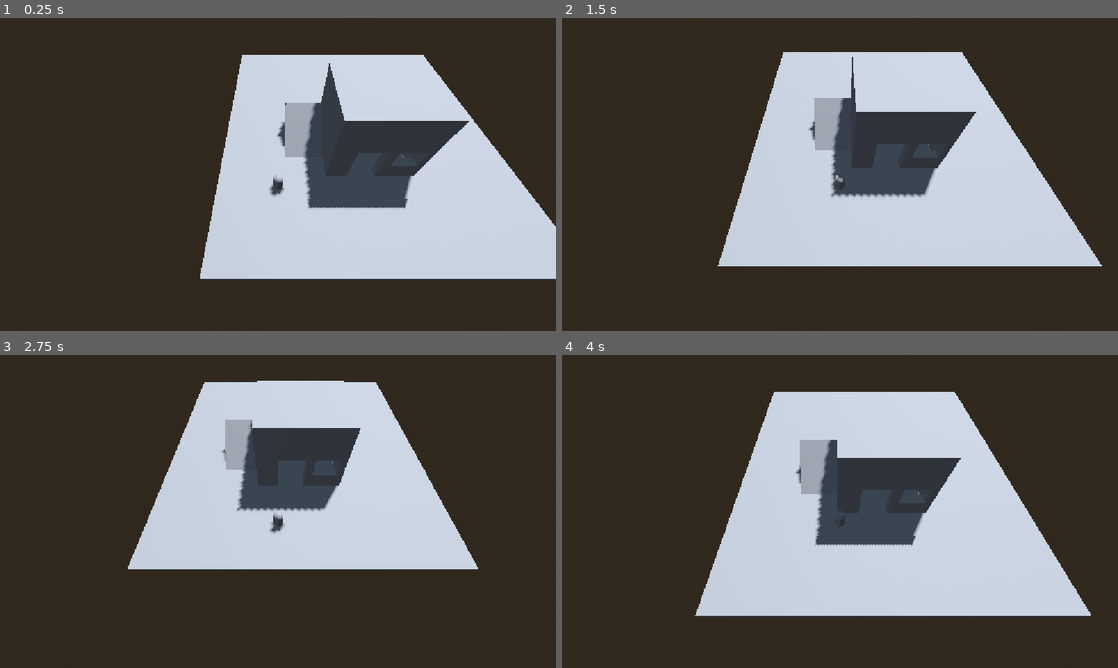
Above: before the commit, frames 1-4 (two rows, left to right).
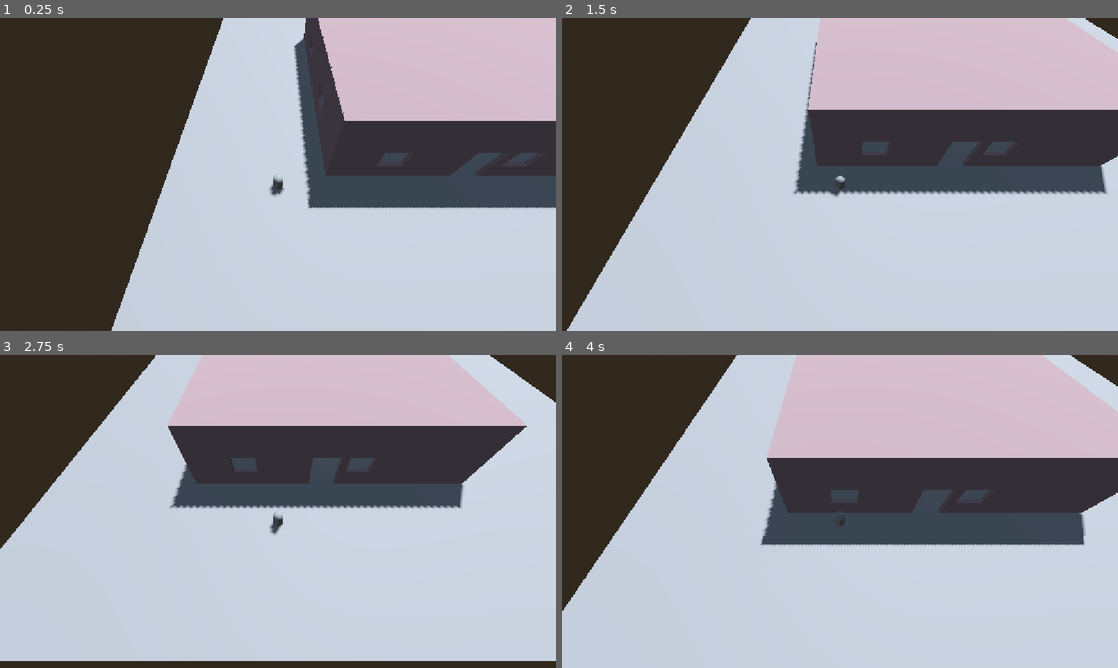
Above: after the commit, the same moments.

Repository: spikar1/n-day-game-dev
Game: Godot game, scene res://main.tscn
The game is run twice, just before and just after one commit, with the same random seed, the same clock (stepped at 60 frames per second) and the same inputs.
Inputs:
- Up to frame 1 (0.25 s): no input
- Up to frame 2 (1.5 s): tap Enter (ui_accept) at 0.5, 0.77 s; hold D (move_right) 0.53-1.28 s; hold Shift (run, bound only after the commit) 0.53-1.28 s; hold S (move_down) from 1.28 s (still down); tap Shift (run, bound only after the commit) at 1.35 s
- Up to frame 3 (2.75 s): tap Enter (ui_accept) at 1.52 s; release S (move_down) at 2.03 s; hold D (move_right) from 2.03 s (still down); hold Shift (run, bound only after the commit) from 2.03 s (still down)
- Up to frame 4 (4 s): release D (move_right) at 2.78 s; release Shift (run, bound only after the commit) at 2.78 s; hold W (move_up) 2.78-3.53 s; tap Shift (run, bound only after the commit) at 2.85 s; tap Enter (ui_accept) at 3.02, 3.77 s; hold A (move_left) from 3.53 s (still down); hold Shift (run, bound only after the commit) from 3.53 s (still down)

The runs differ from the first frame. In frame 1, 43% of the frame differs, in the area x 20-100%, y 0-100%; in frame 2, 58%; in frame 3, 69%, in the area x 0-100%, y 0-98%; in frame 4, 62%.

Commit message:
add house to level and add intput, material

Diff:
--- a/main.tscn
+++ b/main.tscn
@@ -1,6 +1,7 @@
 [gd_scene format=3 uid="uid://b3n8mvyloohdc"]
 
 [ext_resource type="PackedScene" uid="uid://bma0uanulnvby" path="res://player_base.tscn" id="1_ig7tw"]
+[ext_resource type="Material" uid="uid://dwtxvw3osogbs" path="res://roof_material.tres" id="2_0xm2m"]
 
 [sub_resource type="ProceduralSkyMaterial" id="ProceduralSkyMaterial_7dm0k"]
 sky_horizon_color = Color(0.66224277, 0.6717428, 0.6867428, 1)
@@ -27,37 +28,97 @@
 unique_name_in_owner = true
 transform = Transform3D(1, 0, 0, 0, 1, 0, 0, 0, 1, 0, 1.1981858, 0)
 
-[node name="Level" type="Node3D" parent="." unique_id=1620202375]
+[node name="Level Ground Floor" type="Node3D" parent="." unique_id=1620202375]
 
-[node name="CSGBox3D" type="CSGBox3D" parent="Level" unique_id=2101626016]
-transform = Transform3D(1, 0, 0, 0, 1, 0, 0, 0, 1, 9.483211, -0.14514208, -8.954748)
+[node name="CSGBox3D" type="CSGBox3D" parent="Level Ground Floor" unique_id=2101626016]
+transform = Transform3D(1, 0, 0, 0, 1, 0, 0, 0, 1, 24.207737, -0.14514208, -23.025858)
 use_collision = true
-size = Vector3(31.411255, 0.28735352, 34.719673)
+size = Vector3(71.885574, 0.28735352, 76.740585)
 
-[node name="House" type="CSGBox3D" parent="Level" unique_id=2008807136]
-transform = Transform3D(1, 0, 0, 0, 1, 0, 0, 0, 1, 9.646738, 3.6853948, -5.4769177)
+[node name="House" type="CSGBox3D" parent="Level Ground Floor" unique_id=2008807136]
+transform = Transform3D(1, 0, 0, 0, 1, 0, 0, 0, 1, 20.476313, 3.6853948, -17.19117)
+material_override = ExtResource("2_0xm2m")
 use_collision = true
-size = Vector3(9.293579, 7.6533813, 8.261665)
+size = Vector3(30.952728, 7.6533813, 31.690172)
 
-[node name="Door" type="CSGBox3D" parent="Level/House" unique_id=1598674028]
-transform = Transform3D(1, 0, 0, 0, 1, 0, 0, 0, 1, -0.9422169, -1.8302765, 3.8375225)
+[node name="Door" type="CSGBox3D" parent="Level Ground Floor/House" unique_id=1598674028]
+transform = Transform3D(1, 0, 0, 0, 1, 0, 0, 0, 1, -0.9422169, -1.8302765, 15.730782)
 operation = 2
 use_collision = true
 size = Vector3(2.938385, 3.9928284, 3.7271595)
 
-[node name="Door2" type="CSGBox3D" parent="Level/House" unique_id=1099869895]
-transform = Transform3D(1, 0, 0, 0, 1, 0, 0, 0, 1, 2.6689749, -0.8306656, 3.8375225)
+[node name="Door2" type="CSGBox3D" parent="Level Ground Floor/House" unique_id=1099869895]
+transform = Transform3D(1, 0, 0, 0, 1, 0, 0, 0, 1, 2.6689749, -0.8306656, 14.955568)
 operation = 2
 use_collision = true
 size = Vector3(2.5580597, 1.9936066, 3.7271595)
 
-[node name="CSGBox3D4" type="CSGBox3D" parent="Level/House" unique_id=734193772]
-transform = Transform3D(1, 0, 0, 0, 1, 0, 0, 0, 1, 0.085998535, -0.94955444, -0.36916733)
+[node name="Door3" type="CSGBox3D" parent="Level Ground Floor/House" unique_id=1944177085]
+transform = Transform3D(1, 0, 0, 0, 1, 0, 0, 0, 1, -9.533477, -0.8306656, 14.955568)
 operation = 2
 use_collision = true
-size = Vector3(8.878418, 9.05603, 7)
+size = Vector3(2.5580597, 1.9936066, 3.7271595)
 
-[node name="Slope" type="CSGBox3D" parent="Level" unique_id=106815909]
-transform = Transform3D(1, 0, 0, 0, 0.8024727, -0.59668875, 0, 0.59668875, 0.8024727, 2.9917889, -0.14897162, -5.8166504)
+[node name="Door4" type="CSGBox3D" parent="Level Ground Floor/House" unique_id=361916070]
+transform = Transform3D(1, 0, 0, 0, 1, 0, 0, 0, 1, -14.869573, -0.8306675, 6.824629)
+operation = 2
 use_collision = true
-size = Vector3(4.3168945, 2.465332, 9.025879)
+size = Vector3(2.5580597, 1.9936066, 3.7271595)
+
+[node name="Door5" type="CSGBox3D" parent="Level Ground Floor/House" unique_id=689762852]
+transform = Transform3D(1, 0, 0, 0, 1, 0, 0, 0, 1, -14.869573, -0.8306675, -5.6478252)
+operation = 2
+use_collision = true
+size = Vector3(2.5580597, 1.9936066, 3.7271595)
+
+[node name="Door6" type="CSGBox3D" parent="Level Ground Floor/House" unique_id=893362637]
+transform = Transform3D(1, 0, 0, 0, 1, 0, 0, 0, 1, -9.780701, -0.8306675, -15.454287)
+operation = 2
+use_collision = true
+size = Vector3(2.5580597, 1.9936066, 3.7271595)
+
+[node name="Door7" type="CSGBox3D" parent="Level Ground Floor/House" unique_id=173913633]
+transform = Transform3D(1, 0, 0, 0, 1, 0, 0, 0, 1, 7.563984, -0.8306675, -15.454287)
+operation = 2
+use_collision = true
+size = Vector3(2.5580597, 1.9936066, 3.7271595)
+
+[node name="Door8" type="CSGBox3D" parent="Level Ground Floor/House" unique_id=509368831]
+transform = Transform3D(1, 0, 0, 0, 1, 0, 0, 0, 1, 14.948498, -0.8306694, -12.023481)
+operation = 2
+use_collision = true
+size = Vector3(2.5580597, 1.9936066, 3.7271595)
+
+[node name="Door9" type="CSGBox3D" parent="Level Ground Floor/House" unique_id=624038817]
+transform = Transform3D(1, 0, 0, 0, 1, 0, 0, 0, 1, 15.17614, -0.8306694, 6.020485)
+operation = 2
+use_collision = true
+size = Vector3(2.5580597, 1.9936066, 3.7271595)
+
+[node name="CSGBox3D4" type="CSGBox3D" parent="Level Ground Floor/House" unique_id=734193772]
+transform = Transform3D(1, 0, 0, 0, 1, 0, 0, 0, 1, -0.08041382, -0.4597168, -0.02651596)
+material_override = ExtResource("2_0xm2m")
+operation = 2
+use_collision = true
+size = Vector3(29.793152, 10.035706, 30.834717)
+
+[node name="CSGBox3D3" type="CSGBox3D" parent="Level Ground Floor/House" unique_id=1255597800]
+transform = Transform3D(0.99999994, 0, 0, 0, 0.99999994, 0, 0, 0, 1, -0.14315224, 3.534511, -0.105205536)
+size = Vector3(30.50946, 0.5916748, 31.432709)
+
+[node name="CSGBox3D5" type="CSGBox3D" parent="Level Ground Floor/House" unique_id=2023097287]
+transform = Transform3D(0.99999994, 0, 0, 0, 0.99999994, 0, 0, 0, 1, -2.2157001, 3.534511, -13.372599)
+operation = 2
+size = Vector3(11.126389, 0.5916748, 4.4099846)
+
+[node name="CSGBox3D2" type="CSGBox3D" parent="Level Ground Floor/House" unique_id=623705928]
+transform = Transform3D(0.9999999, 0, 0, 0, 0.9999999, 0, 0, 0, 1, -6.8851643, -0.20260978, -13.258097)
+size = Vector3(3.298523, 8.065918, 4.4923096)
+
+[node name="CSGBox3D" type="CSGBox3D" parent="Level Ground Floor/House" unique_id=316445821]
+transform = Transform3D(0.8464265, 0.5325054, 0, -0.5325054, 0.8464265, 0, 0, 0, 1, -0.80387497, -2.6152196, -13.258097)
+size = Vector3(14.326172, 6.205078, 4.4923096)
+
+[node name="OmniLight3D" type="OmniLight3D" parent="Level Ground Floor" unique_id=799180257]
+transform = Transform3D(1, 0, 0, 0, 1, 0, 0, 0, 1, 21.140484, 3.9848995, -16.331036)
+omni_range = 16.345823
--- a/player.gd
+++ b/player.gd
@@ -3,6 +3,7 @@
 
 const SPEED = 5.0
 const JUMP_VELOCITY = 4.5
+const RUN_SPEED = 10.0
 
 
 func _physics_process(delta: float) -> void:
@@ -20,11 +21,14 @@
 	# As good practice, you should replace UI actions with custom gameplay actions.
 	var input_dir := Input.get_vector("move_left", "move_right", "move_up", "move_down")
 	var direction := (transform.basis * Vector3(input_dir.x, 0, input_dir.y)).normalized()
+
+	var move_speed = RUN_SPEED if Input.is_action_pressed("run") else SPEED
+
 	if direction:
-		velocity.x = direction.x * SPEED
-		velocity.z = direction.z * SPEED
+		velocity.x = direction.x * move_speed
+		velocity.z = direction.z * move_speed
 	else:
-		velocity.x = move_toward(velocity.x, 0, SPEED)
-		velocity.z = move_toward(velocity.z, 0, SPEED)
+		velocity.x = move_toward(velocity.x, 0, move_speed)
+		velocity.z = move_toward(velocity.z, 0, move_speed)
 
 	move_and_slide()
--- a/project.godot
+++ b/project.godot
@@ -42,6 +42,11 @@
 "events": [Object(InputEventKey,"resource_local_to_scene":false,"resource_name":"","device":-1,"window_id":0,"alt_press …(192 unchanged characters)…
 ]
 }
+run={
+"deadzone": 0.2,
+"events": [Object(InputEventKey,"resource_local_to_scene":false,"resource_name":"","device":-1,"window_id":0,"alt_pressed":false,"shift_pressed":false,"ctrl_pressed":false,"meta_pressed":false,"pressed":false,"keycode":0,"physical_keycode":4194325,"key_label":0,"unicode":0,"location":0,"echo":false,"script":null)
+]
+}
 
 [physics]
 
--- /dev/null
+++ b/roof_material.tres
@@ -0,0 +1,4 @@
+[gd_resource type="StandardMaterial3D" format=3 uid="uid://dwtxvw3osogbs"]
+
+[resource]
+albedo_color = Color(0.6086014, 0.51553655, 0.52328557, 1)
